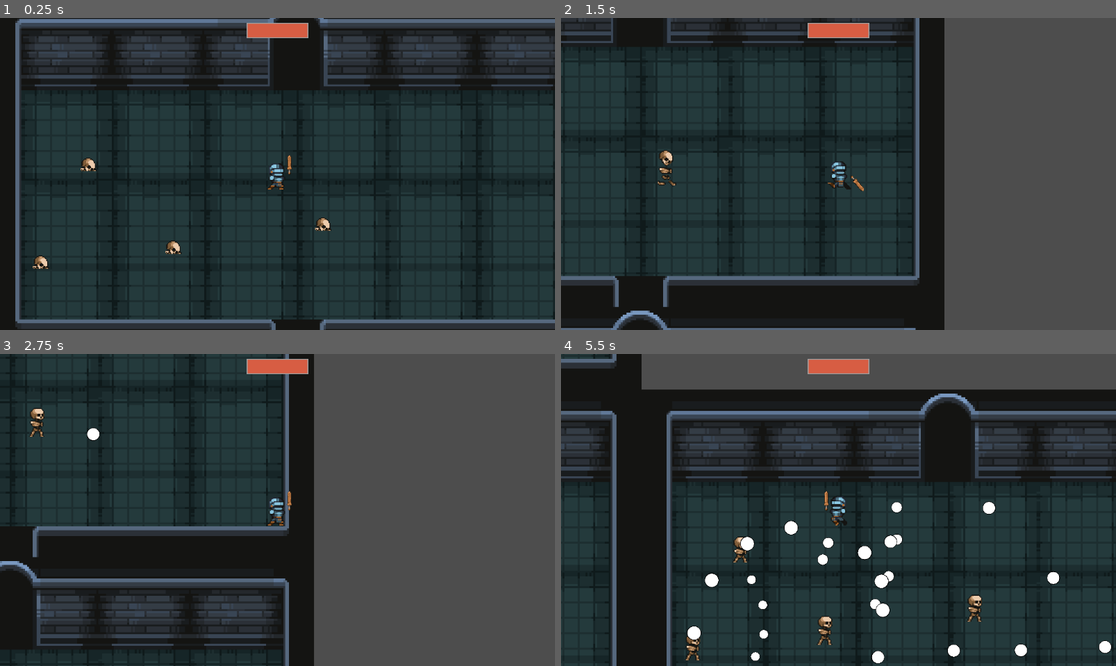
Above: before the commit, frames 1-4 (two rows, left to right).
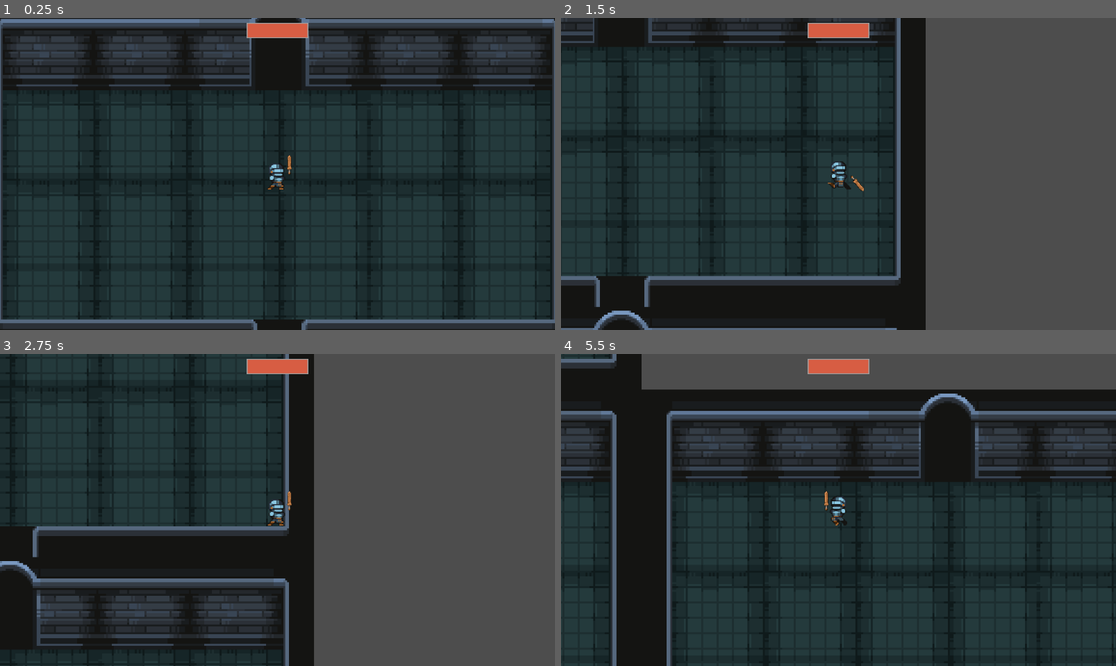
Above: after the commit, the same moments.

Repository: Robert-Riordan-UCD/GameDevJourney
Game: Godot game, scene res://World/Levels/level.tscn
Same seed, same stepped clock (60 frames per second), same inputs: the game is played once before the commit and once after it.
Inputs (mouse positions are in pixels of both pictures, inside the frame that each line leads up to):
- Up to frame 1 (0.25 s): no input
- Up to frame 2 (1.5 s): move the mouse to (960, 158) at 0.52 s; hold D (player_right) 0.53-1.28 s; hold Space (player_dash) 0.53-1.28 s; move the mouse to (727, 189) at 1.27 s; hold S (player_down) from 1.28 s (still down); click (727, 189) at 1.35 s
- Up to frame 3 (2.75 s): move the mouse to (333, 441) at 2.02 s; release S (player_down) at 2.03 s; hold D (player_right) from 2.03 s (still down); hold Space (player_dash) from 2.03 s (still down)
- Up to frame 4 (5.5 s): move the mouse to (810, 572) at 2.77 s; release D (player_right) at 2.78 s; release Space (player_dash) at 2.78 s; hold W (player_up) 2.78-3.53 s; click (810, 572) at 2.85 s; move the mouse to (1005, 556) at 3.52 s; hold Space (player_dash) 3.53-4.28 s; hold A (player_left) 3.53-5.03 s; move the mouse to (672, 463) at 4.27 s; click (672, 463) at 4.35 s; move the mouse to (866, 510) at 5.02 s; hold S (player_down) from 5.03 s (still down); hold Space (player_dash) from 5.03 s (still down)

The runs differ from the first frame. In frame 1, 11% of the frame differs, in the area x 0-100%, y 0-100%; in frame 2, 9.8%; in frame 3, 0.4%; in frame 4, 2.2%.

Commit message:
Enemies don't spawn in the first room of a level

Diff:
--- a/Rougelike_Bullethell_Dungeon_Crawler/World/Levels/level.gd
+++ b/Rougelike_Bullethell_Dungeon_Crawler/World/Levels/level.gd
@@ -36,6 +36,9 @@
 	for pos in room_positions:
 		var new_room:Room = room_scene.instantiate()
 		rooms.add_child(new_room)
+		if pos == Vector2i.ZERO:
+			new_room.num_enemies = 0
+			new_room.unlock()
 		new_room.global_position = pos*ROOM_SIZE
 		for d in directions:
 			if not pos + d in room_positions:
--- a/Rougelike_Bullethell_Dungeon_Crawler/World/Rooms/room.gd
+++ b/Rougelike_Bullethell_Dungeon_Crawler/World/Rooms/room.gd
@@ -55,12 +55,16 @@
 func _on_enemy_died() -> void:
 	num_enemies -= 1
 	if num_enemies <= 0:
-		room_defeated = true
-		for door in doors.get_children():
-			door.set_deferred("disabled", true)
-		if exit:
-			exit.unlock()
-		get_tree().call_group("bullet", "early_despawn")
+		unlock()
+
+func unlock() -> void:
+	room_defeated = true
+	for door in doors.get_children():
+		door.set_deferred("disabled", true)
+	if exit:
+		exit.unlock()
+	get_tree().call_group("bullet", "early_despawn")
+
 
 func _on_player_dection_body_entered(_body: Node2D) -> void:
 	if not room_defeated:
